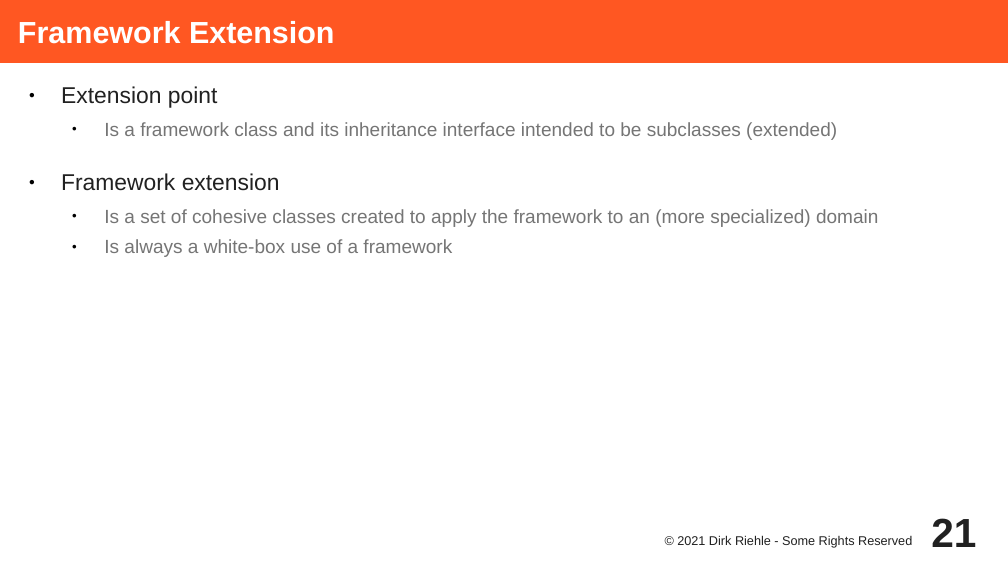
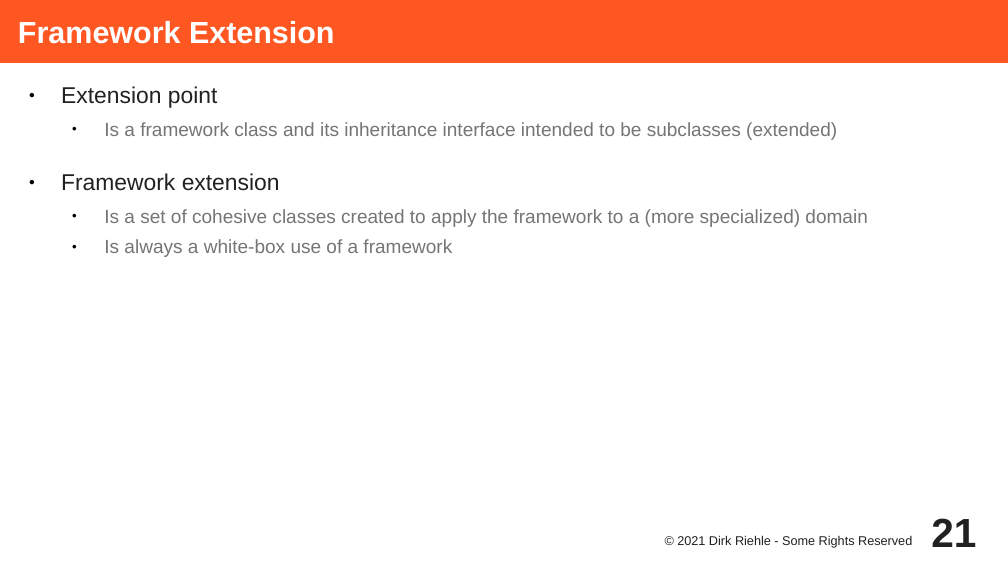
Before and after one commit to dirkriehle/adap-course, a slide deck: slide 21 of Lecture Slides/ADAP C11 - Object-oriented Frameworks.odp. Drawn at 1008x567 pixels with LibreOffice and Linux fonts; fonts in the diff are those of the drawing. Boxes give left, top, right and bottom in pixels: in the first picture for what was removed or moved away, otherwise in the second. Text is boxed around its words. In the diff, an @@ line names an element or a change of style, - is before the commit and + after.

```diff
--- a/Lecture Slides/ADAP C11 - Object-oriented Frameworks.odp
+++ b/Lecture Slides/ADAP C11 - Object-oriented Frameworks.odp
@@ text at (104, 209, 867, 227): text changed @@
-  ● Is a set of cohesive classes created to apply the framework to an (more specialized) domain
+  ● Is a set of cohesive classes created to apply the framework to a (more specialized) domain
```
Also in this commit, not shown: 7 other slides changed, 21 other files.
